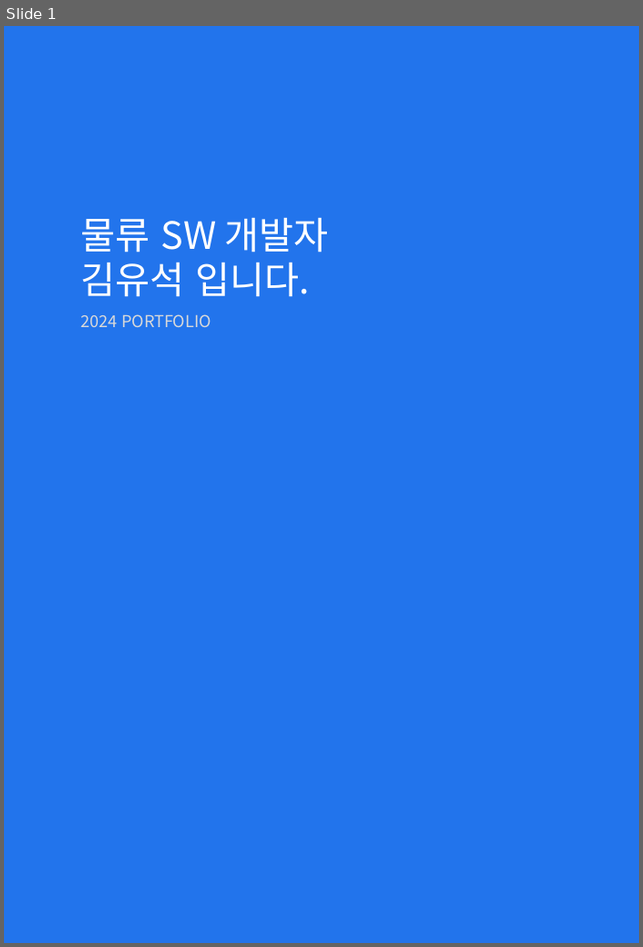
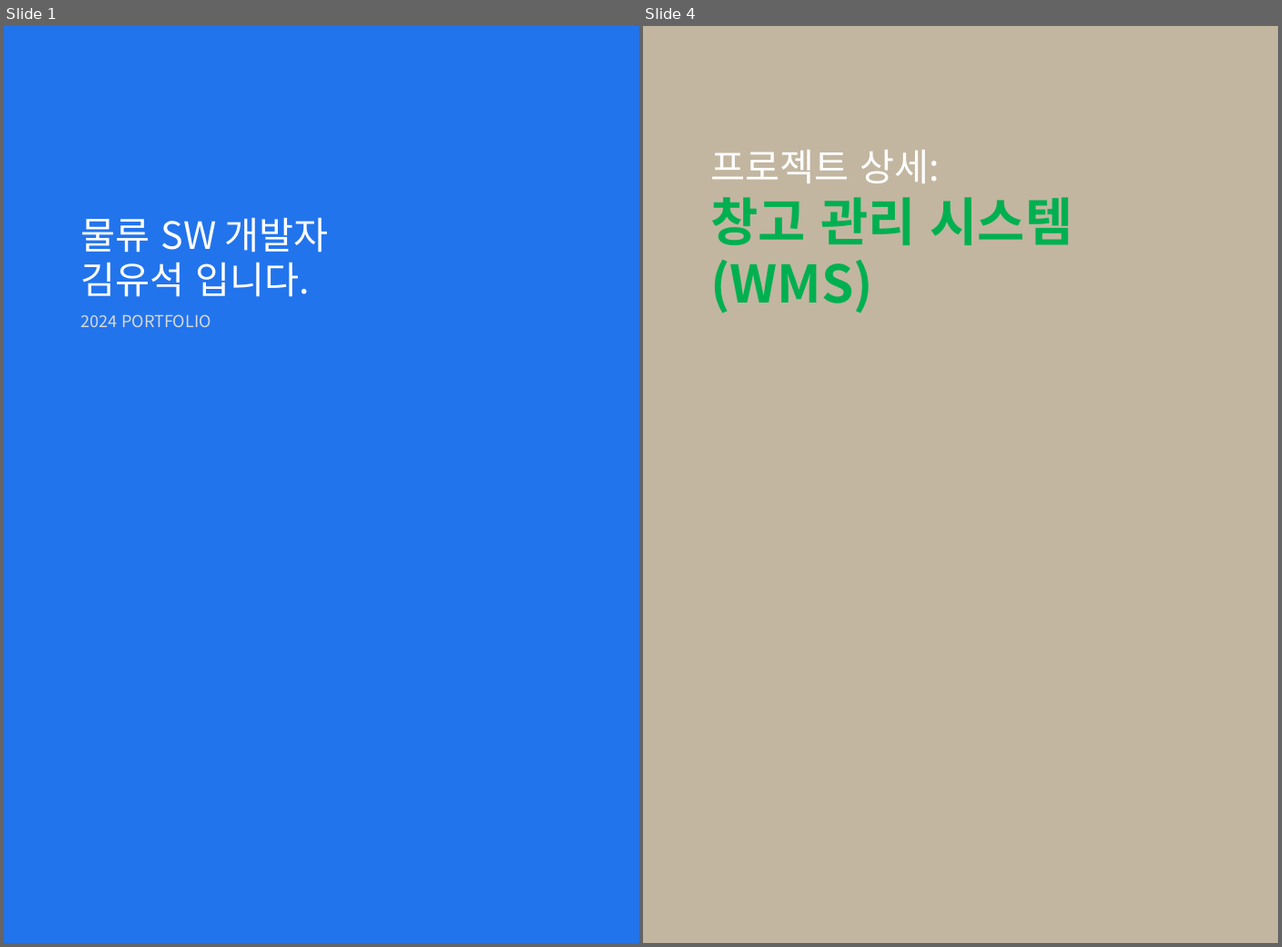
Before and after one commit to yuseok01/itgorae, a slide deck: ppt/김유석 포트폴리오3.pptx. Shown side by side, each under a label of ours: slide 1 before the commit, slides 1 and 4 after it; the slides between them are not shown. The pictures are 643x947 and 1282x947 pixels, drawn with LibreOffice and Linux fonts; fonts in the diff are those of the drawing. Boxes give left, top, right and bottom in pixels: in the first picture for what was removed or moved away, otherwise in the second. Text is boxed around its words. In the diff, an @@ line names an element or a change of style, - is before the commit and + after.

```diff
--- a/ppt/김유석 포트폴리오3.pptx
+++ b/ppt/김유석 포트폴리오3.pptx
@@ slide 4 added at box(643, 26, 1278, 943), background #C2B6A0 @@
@@ text added at box(710, 150, 1073, 314), 44 pt, text #00B050, bold @@
+프로젝트 상세:
+창고 관리 시스템
+(WMS)
```
Also in this commit, not shown: 1 slide changed, 5 other slides added, 1 slide removed.
